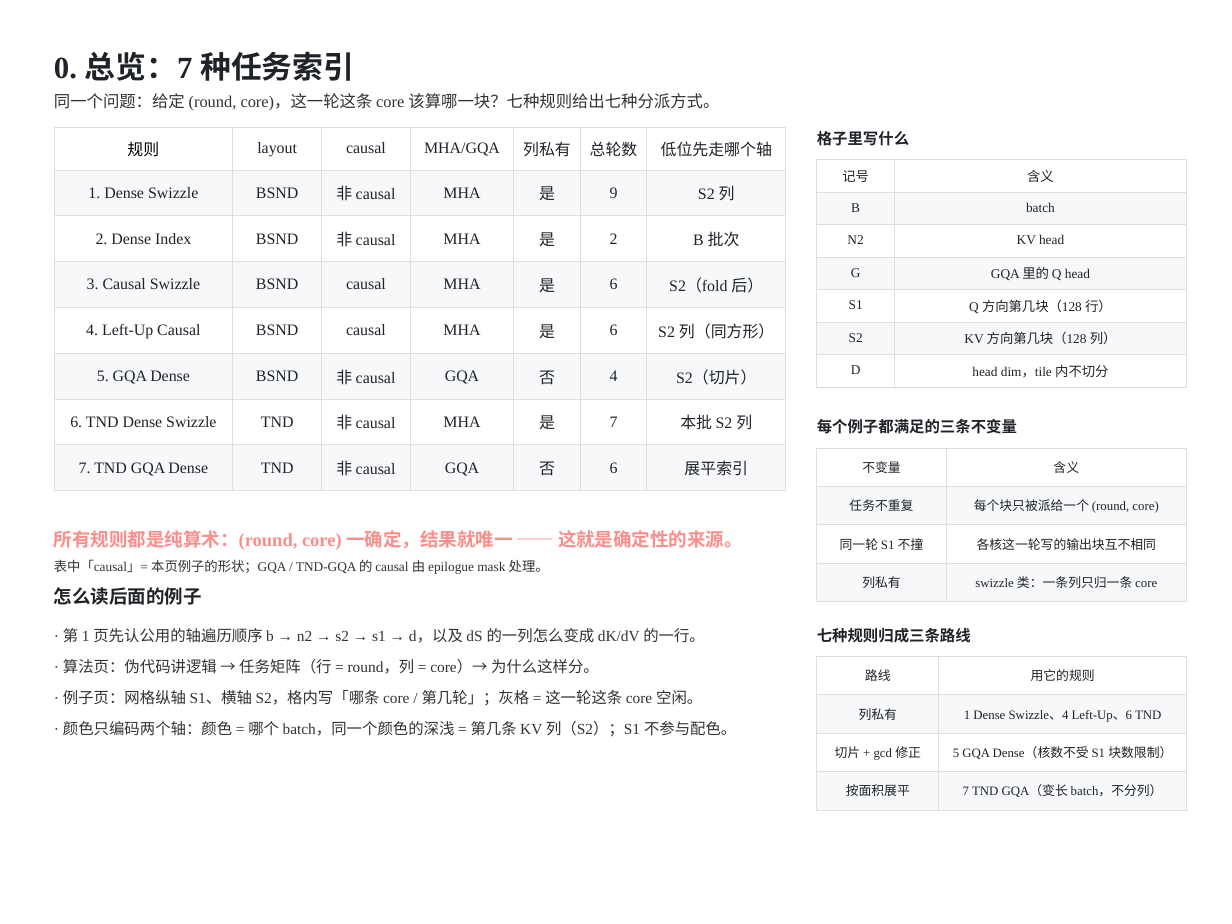
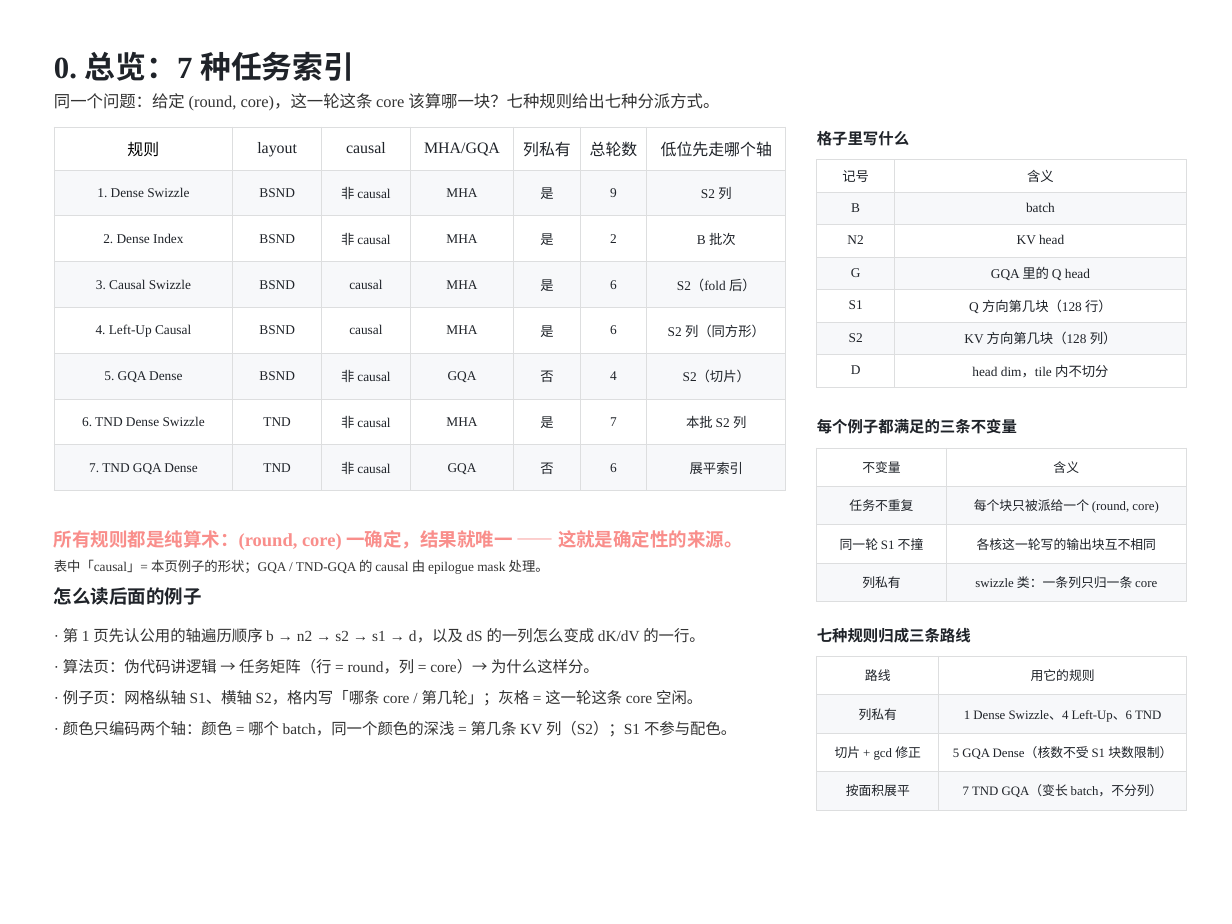
Before and after one commit to guomc9/SeeTen, a slide deck: slide 1 of cases/flash-attention-det-accum/out/v3-index-schedules.pptx. Drawn at 1232x924 pixels with LibreOffice and Linux fonts; fonts in the diff are those of the drawing. Boxes give left, top, right and bottom in pixels: in the first picture for what was removed or moved away, otherwise in the second. Text is boxed around its words. In the diff, an @@ line names an element or a change of style, - is before the commit and + after.

Commit message:
case(flash-attention-det-accum): axis = case index + data size, shapes move into tables
- Figure x axis now only carries '#<idx> · <MB>' (data size = q/out/dout plus
  k/v in bf16); the concrete shape moved into two per-layout tables under each
  figure: #, shape (b n g s2 s1 d c/nc), the page's metrics, and GM / pass
  footer rows, all verified cell by cell by check_case.
- perf_matrix.py gains SHAPE and SIZE_MB; skill: spec_table gained size /
  header_size and its cell font was hardcoded at 15.5 (now parameterised).
- Fixed the duplicated detail page again after the section rewrite.
- Checks: 28 pages, 0 layout/cell/gap issues, check_case ALL PASS,
  verify_demo clean.

```diff
--- a/cases/flash-attention-det-accum/out/v3-index-schedules.pptx
+++ b/cases/flash-attention-det-accum/out/v3-index-schedules.pptx
@@ table at <box>54,127,786,491</box> @@
@@ size 15.5 to 13 pt in "1. Dense Swizzle", "BSND", "非 causal", "MHA" and 45 more places @@
```
Also in this commit, not shown: 2 other slides changed, 7 slides added, 7 slides removed, 6 other files.
